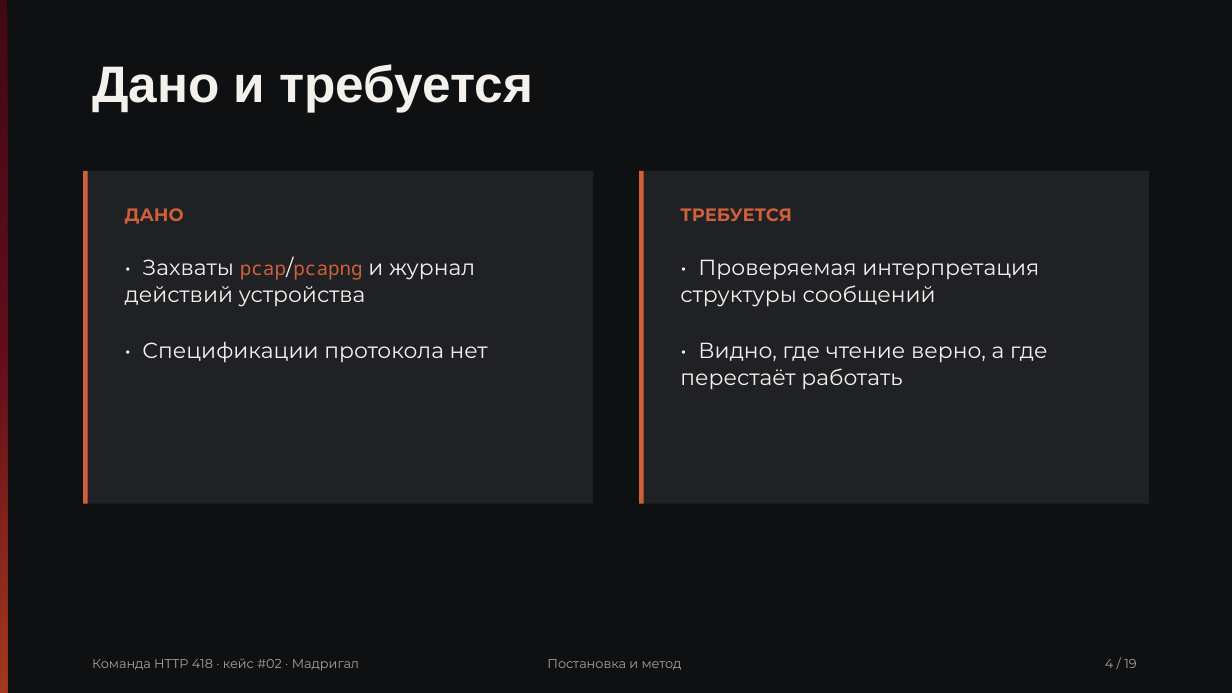
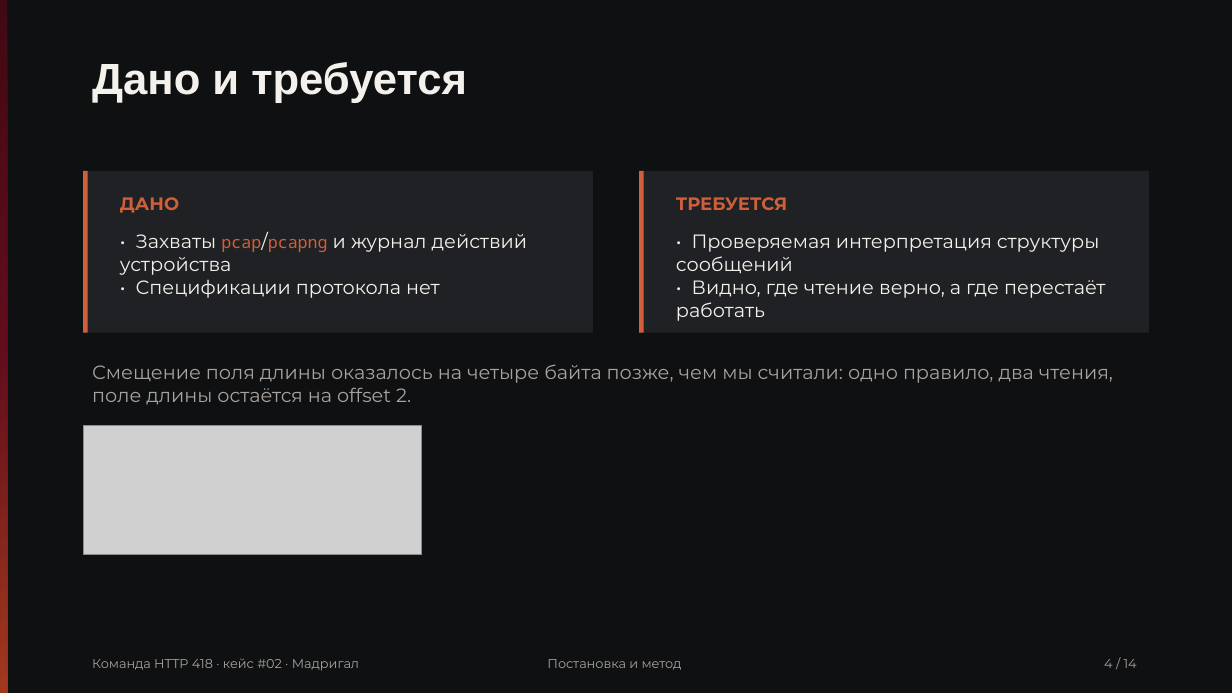
Before and after one commit to Pavel1778/madrigal-protocol-lab, a slide deck: slide 4 of presentation/slides.pptx. Drawn at 1232x693 pixels with LibreOffice and Linux fonts; fonts in the diff are those of the drawing; grey boxes stand for pictures. Boxes give left, top, right and bottom in pixels: in the first picture for what was removed or moved away, otherwise in the second. Text is boxed around its words. In the diff, an @@ line names an element or a change of style, - is before the commit and + after.

```diff
--- a/presentation/slides.pptx
+++ b/presentation/slides.pptx
@@ text "Дано и требуется" at [92,62,467,103]: size 40 to 34 pt @@
@@ rectangle: place and size @@
-rectangle at [83,171,593,504]
+rectangle at [83,171,593,333]
@@ rectangle: place and size @@
-rectangle at [83,171,88,504]
+rectangle at [83,171,88,333]
@@ rectangle: place and size @@
-rectangle at [640,171,1150,504]
+rectangle at [640,171,1150,333]
@@ rectangle: place and size @@
-rectangle at [640,171,644,504]
+rectangle at [640,171,644,333]
@@ text "ДАНО": place and size @@
-text "ДАНО" at [125,208,184,224]
+text "ДАНО" at [120,197,179,213]
@@ text "ТРЕБУЕТСЯ": place and size @@
-text "ТРЕБУЕТСЯ" at [680,208,791,221]
+text "ТРЕБУЕТСЯ" at [676,197,787,210]
@@ text "• Захваты pcap/pcapng и журнал ...": place and size @@
-text "• Захваты pcap/pcapng и журнал ..." at [125,257,475,307]
+text "• Захваты pcap/pcapng и журнал ..." at [120,234,528,275]
@@ text "• Захваты pcap/pcapng и журнал ..." at [120,234,528,275]: size 17 to 15 pt in "• Захваты pcap/pcapng и журнал действий устройства"; size 15 to 13 pt in "pcap/pcapng" @@
@@ text "• Проверяемая интерпретация структуры сообщений": place and size @@
-text "• Проверяемая интерпретация структуры сообщений" at [680,259,1039,307]
+text "• Проверяемая интерпретация структуры сообщений" at [676,234,1099,274]
@@ text "• Спецификации протокола нет": place and size @@
-text "• Спецификации протокола нет" at [142,342,488,363]
+text "• Спецификации протокола нет" at [136,279,440,298]
@@ size 17 to 15 pt in 3 elements at [676,234,1099,274], [136,279,440,298], [676,280,1105,321] @@
@@ text "• Видно, где чтение верно, ...": place and size @@
-text "• Видно, где чтение верно, ..." at [680,342,1047,390]
+text "• Видно, где чтение верно, ..." at [676,280,1105,321]
@@ text added at [92,364,1113,405], 15 pt, text #A8A29E @@
+Смещение поля длины оказалось на четыре байта позже, чем мы считали: одно правило, два чтения, поле длины остаётся на offset 2.
@@ picture added at [83,425,421,555] @@
@@ text at [1104,659,1137,668]: text changed @@
-4 / 19
+4 / 14
```
Also in this commit, not shown: 12 other slides changed, 1 slide added, 6 slides removed, 15 other files.
